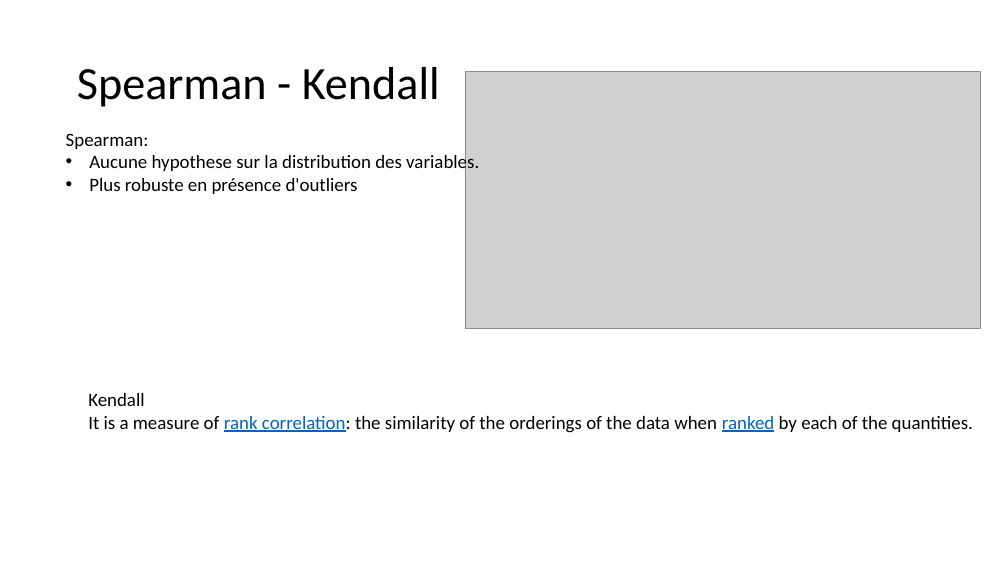
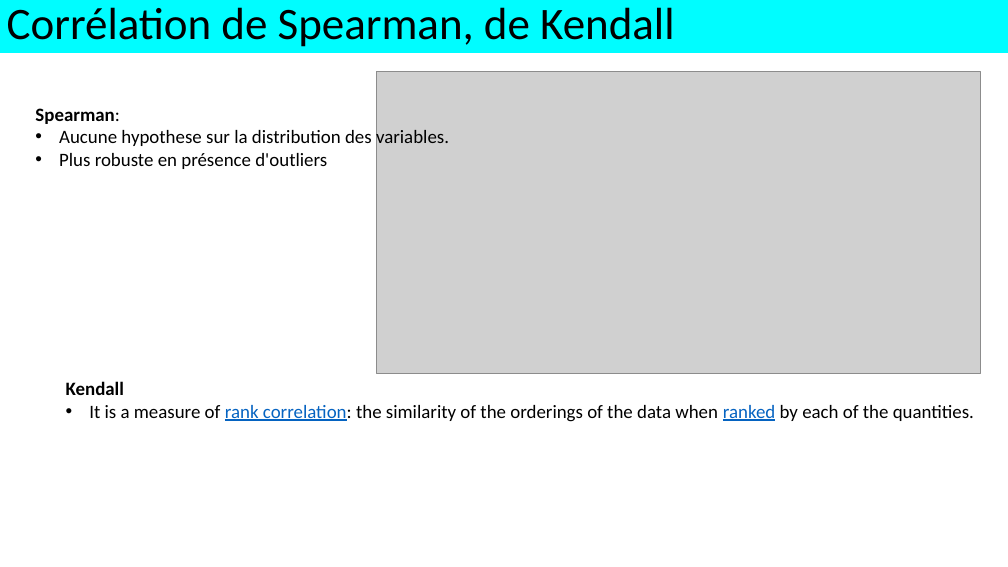
Before and after one commit to alexisperrier/XEmines_DataScience_2020, a slide deck: slide 7 of slides/XEM20_S1D3_regression_lineaire.pptx (slide 6 before the commit). Drawn at 1008x567 pixels with LibreOffice and Linux fonts; fonts in the diff are those of the drawing; grey boxes stand for pictures. Boxes give left, top, right and bottom in pixels: in the first picture for what was removed or moved away, otherwise in the second. Text is boxed around its words. In the diff, an @@ line names an element or a change of style, - is before the commit and + after.

```diff
--- a/slides/XEM20_S1D3_regression_lineaire.pptx
+++ b/slides/XEM20_S1D3_regression_lineaire.pptx
@@ rectangle added at [0, 0, 1008, 53], fill #00FDFF, 42.9 pt, text #000000 @@
+Corrélation de Spearman, de Kendall
@@ title removed at [77, 67, 440, 107] @@
-Spearman - Kendall
@@ picture: place and size @@
-picture at [465, 71, 980, 329]
+picture at [377, 71, 980, 373]
@@ text "Spearman:": place and size @@
-text "Spearman:" at [66, 133, 479, 194]
+text "Spearman:" at [35, 108, 449, 169]
@@ text at [35, 108, 120, 124]: bold on in "Spearman:" @@
@@ text "Kendall": place and size @@
-text "Kendall" at [88, 393, 973, 433]
+text "Kendall" at [66, 381, 974, 422]
@@ text "Kendall" at [66, 381, 974, 422]: bold on in "Kendall"; bullet none to • @@
```
Also in this commit, not shown: 10 other slides changed, 1 slide added.
